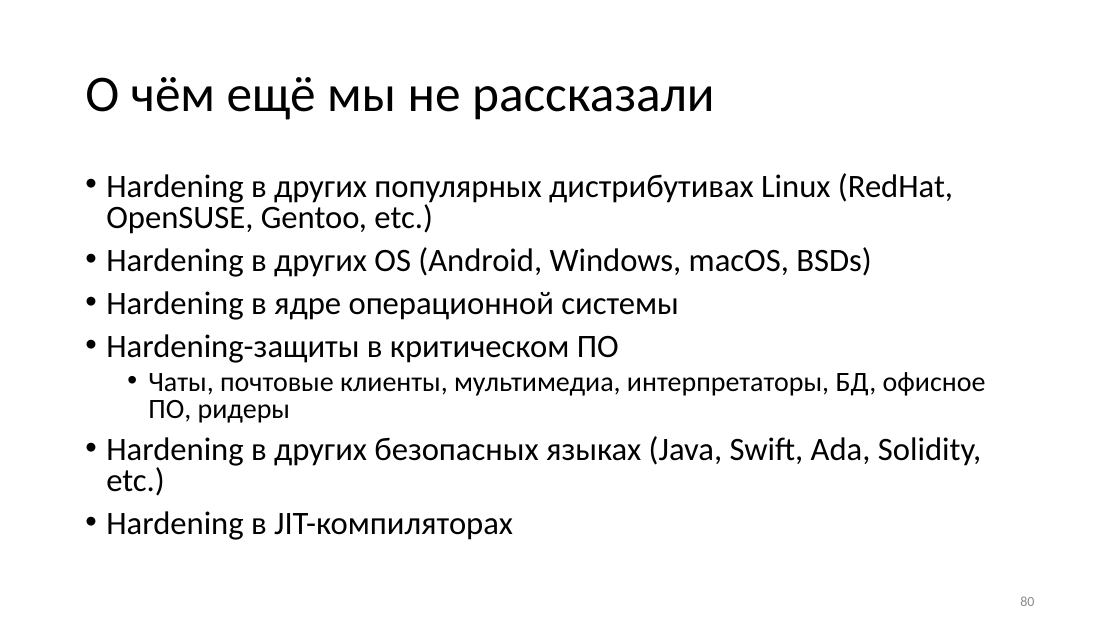
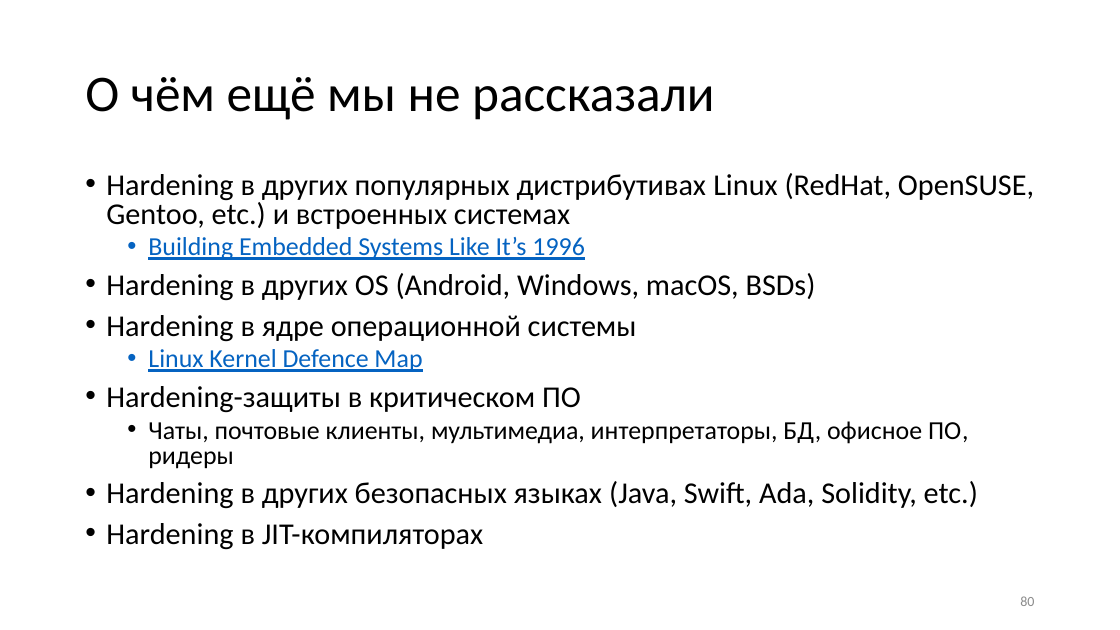
Before and after one commit to yugr/slides, a slide deck: slide 80 of CppZeroCost/2025/RU.pptx. Drawn at 1120x630 pixels with LibreOffice and Linux fonts; fonts in the diff are those of the drawing. Boxes give left, top, right and bottom in pixels: in the first picture for what was removed or moved away, otherwise in the second. Text is boxed around its words. In the diff, an @@ line names an element or a change of style, - is before the commit and + after.

```diff
--- a/CppZeroCost/2025/RU.pptx
+++ b/CppZeroCost/2025/RU.pptx
@@ text at [106, 173, 1034, 260]: text changed; size 28 to 25.9 pt @@
-• Hardening в других популярных дистрибутивах Linux (RedHat, OpenSUSE, Gentoo, etc.)
+• Hardening в других популярных дистрибутивах Linux (RedHat, OpenSUSE, Gentoo, etc.) и встроенных системах
+  • Building Embedded Systems Like It’s 1996
@@ text at [106, 273, 978, 550]: size 28 to 25.9 pt in "Hardening в других OS (Android, Windows, macOS, ...", "Hardening в ядре операционной системы", "Hardening-защиты в критическом ПО", "Hardening в других безопасных языках (Java, Swift, ..." and 1 more places; size 24 to 22.2 pt in "Чаты, почтовые клиенты, мультимедиа, интерпретаторы, БД, офи ..." @@
@@ text at [148, 349, 422, 372]: paragraph added @@
+  • Linux Kernel Defence Map
```
Also in this commit, not shown: 11 other slides changed, 5 other files.
